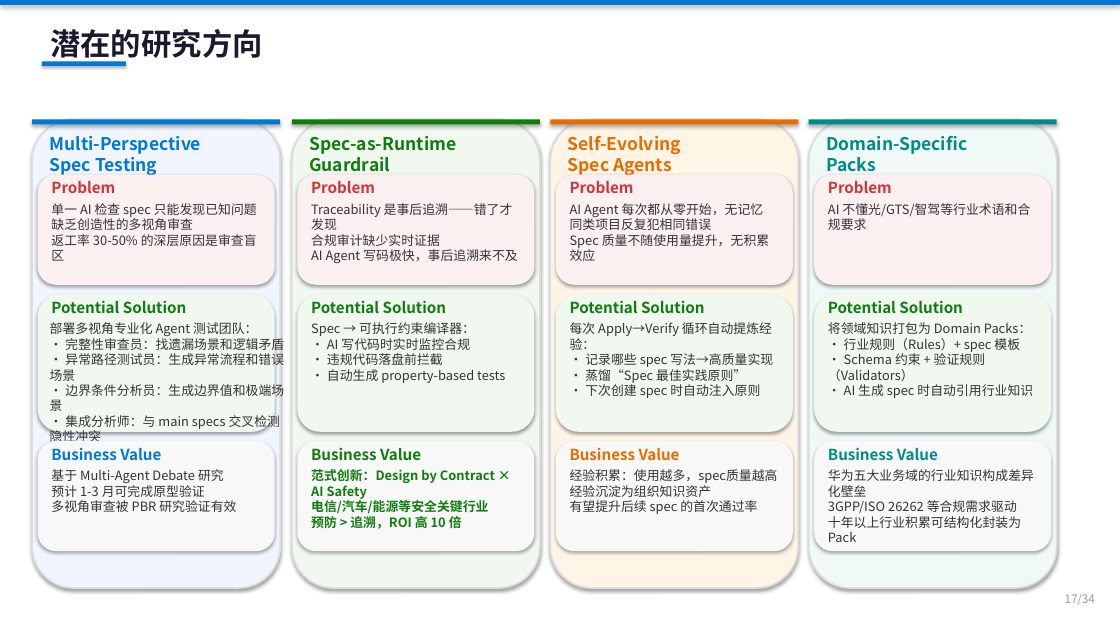
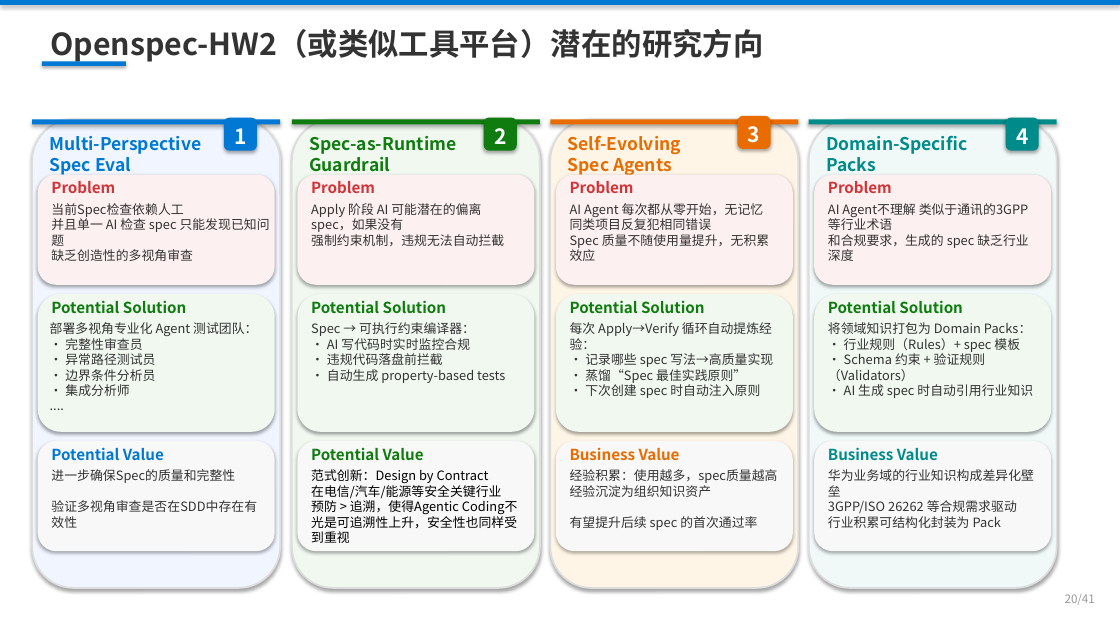
Before and after one commit to ZhifeiDou/OpenSpec_Modify, a slide deck: slide 20 of OpenSpec_技术研究汇报.pptx (slide 17 before the commit). Drawn at 1120x630 pixels with LibreOffice and Linux fonts; fonts in the diff are those of the drawing. Boxes give left, top, right and bottom in pixels: in the first picture for what was removed or moved away, otherwise in the second. Text is boxed around its words. In the diff, an @@ line names an element or a change of style, - is before the commit and + after.

```diff
--- a/OpenSpec_技术研究汇报.pptx
+++ b/OpenSpec_技术研究汇报.pptx
@@ text at <box>50,29,763,63</box>: text changed; text colour #1A1A2E to #333333 @@
-潜在的研究方向
+Openspec-HW2（或类似工具平台）潜在的研究方向
@@ rounded rectangle added at <box>224,118,257,150</box>, fill #0078D4 @@
@@ rounded rectangle added at <box>484,118,517,150</box>, fill #107C10 @@
@@ rounded rectangle added at <box>738,116,770,149</box>, fill #E86C00 @@
@@ rounded rectangle added at <box>1006,118,1038,150</box>, fill #008B8B @@
@@ text at <box>50,136,202,175</box>: text changed @@
-Multi-Perspective
-Spec Testing
+Multi-Perspective
+Spec Eval
@@ text added at <box>234,128,246,144</box>, 18 pt, text #FFFFFF, bold @@
+1
@@ text added at <box>494,128,506,144</box>, 18 pt, text #FFFFFF, bold @@
+2
@@ text added at <box>748,126,760,143</box>, 18 pt, text #FFFFFF, bold @@
+3
@@ text added at <box>1016,128,1028,144</box>, 18 pt, text #FFFFFF, bold @@
+4
@@ text at <box>51,203,270,261</box>: text changed @@
-单一 AI 检查 spec 只能发现已知问题
-缺乏创造性的多视角审查
-返工率 30-50% 的深层原因是审查盲区
+当前Spec检查依赖人工
+并且单一 AI 检查 spec 只能发现已知问题
+缺乏创造性的多视角审查
@@ text at <box>311,203,504,246</box>: text changed @@
-Traceability 是事后追溯——错了才发现
-合规审计缺少实时证据
-AI Agent 写码极快，事后追溯来不及
+Apply 阶段 AI 可能潜在的偏离 spec，如果没有
+强制约束机制，违规无法自动拦截
@@ text at <box>828,203,1029,261</box>: text changed @@
-AI 不懂光/GTS/智驾等行业术语和合规要求
+AI Agent不理解 类似于通讯的3GPP 等行业术语
+和合规要求，生成的 spec 缺乏行业深度
@@ text at <box>50,322,257,396</box>: text changed @@
-部署多视角专业化 Agent 测试团队：
-• 完整性审查员：找遗漏场景和逻辑矛盾
-• 异常路径测试员：生成异常流程和错误场景
-• 边界条件分析员：生成边界值和极端场景
-• 集成分析师：与 main specs 交叉检测隐性冲突
+部署多视角专业化 Agent 测试团队：
+• 完整性审查员
+• 异常路径测试员
+• 边界条件分析员
+• 集成分析师
+....
@@ text at <box>51,447,164,460</box>: text changed @@
-Business Value
+Potential Value
@@ text at <box>311,448,424,460</box>: text changed @@
-Business Value
+Potential Value
@@ text at <box>51,469,257,512</box>: text changed @@
-基于 Multi-Agent Debate 研究
-预计 1-3 月可完成原型验证
-多视角审查被 PBR 研究验证有效
+进一步确保Spec的质量和完整性
+验证多视角审查是否在SDD中存在有效性
@@ text at <box>311,469,517,543</box>: text changed; text colour #107C10 to #000000; bold off @@
-范式创新：Design by Contract × AI Safety
-电信/汽车/能源等安全关键行业
-预防 > 追溯，ROI 高 10 倍
+范式创新：Design by Contract
+在电信/汽车/能源等安全关键行业
+预防 > 追溯，使得Agentic Coding不光是可追溯性上升，安全性也同样受到重视
@@ text "经验积累：使用越多，spec质量越高" rewrapped from <box>570,469,778,514</box> to <box>570,469,778,530</box> @@
@@ text at <box>828,469,1034,528</box>: text changed @@
-华为五大业务域的行业知识构成差异化壁垒
-3GPP/ISO 26262 等合规需求驱动
-十年以上行业积累可结构化封装为 Pack
+华为业务域的行业知识构成差异化壁垒
+3GPP/ISO 26262 等合规需求驱动
+行业积累可结构化封装为 Pack
@@ text at <box>1065,594,1095,605</box>: text changed @@
-17/34
+20/41
```
Also in this commit, not shown: 29 other slides changed, 4 slides added, 7 slides removed, 37 other files.
